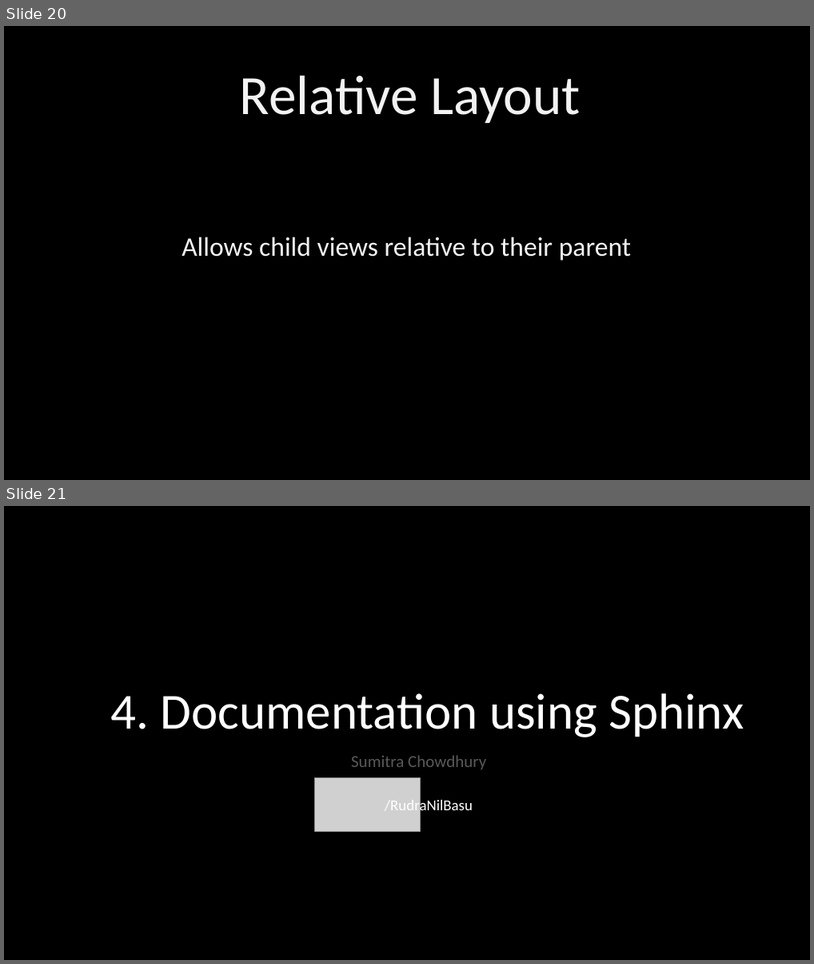
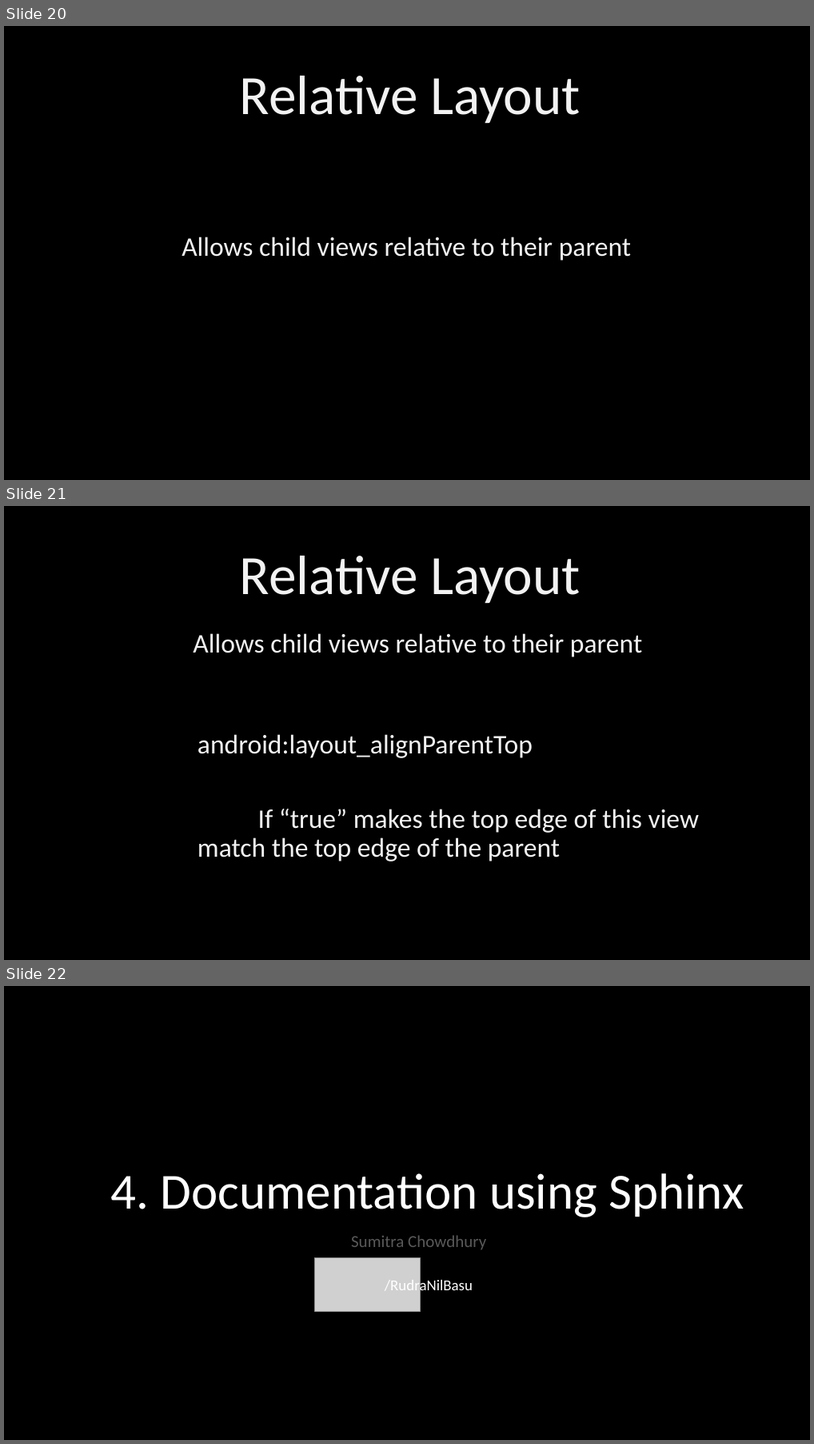
Before and after one commit to PhoenixRRDS/Presentation, a slide deck: The design and development of AIRYL.pptx. Shown one above the other, each under a label of ours: slides 20 and 21 before the commit, slides 20, 21 and 22 after it. The pictures are 814x964 and 814x1444 pixels, drawn with LibreOffice and Linux fonts; fonts in the diff are those of the drawing; grey boxes stand for pictures. Boxes give left, top, right and bottom in pixels: in the first picture for what was removed or moved away, otherwise in the second. Text is boxed around its words. In the diff, an @@ line names an element or a change of style, - is before the commit and + after.

Commit message:
Relative Layout ex

```diff
--- a/The design and development of AIRYL.pptx
+++ b/The design and development of AIRYL.pptx
@@ slide 21 added at (x1=4, y1=506, x2=810, y2=960), background #000000 @@
@@ text added at (x1=240, y1=556, x2=581, y2=604), 66 pt, text #F2F2F2 @@
+Relative Layout
@@ text added at (x1=193, y1=633, x2=642, y2=657), 32 pt, text #F2F2F2 @@
+Allows child views relative to their parent
@@ text added at (x1=198, y1=734, x2=699, y2=861), 32 pt, text #F2F2F2 @@
+android:layout_alignParentTop
+If “true” makes the top edge of this view match the top edge of the parent
@@ what was slide 21 is now slide 22 @@
```
